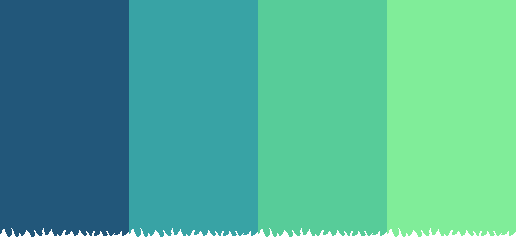
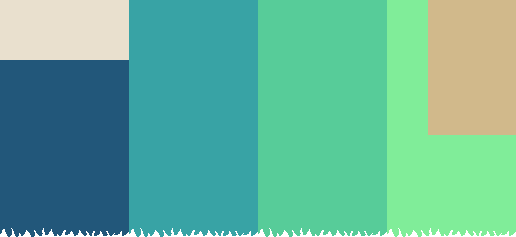
Layered file, before and after one edit (516x237). Changes by layer:
added layer "Capa 1" above "Capa 2 copia 3" over (0, 0, 516, 135)
